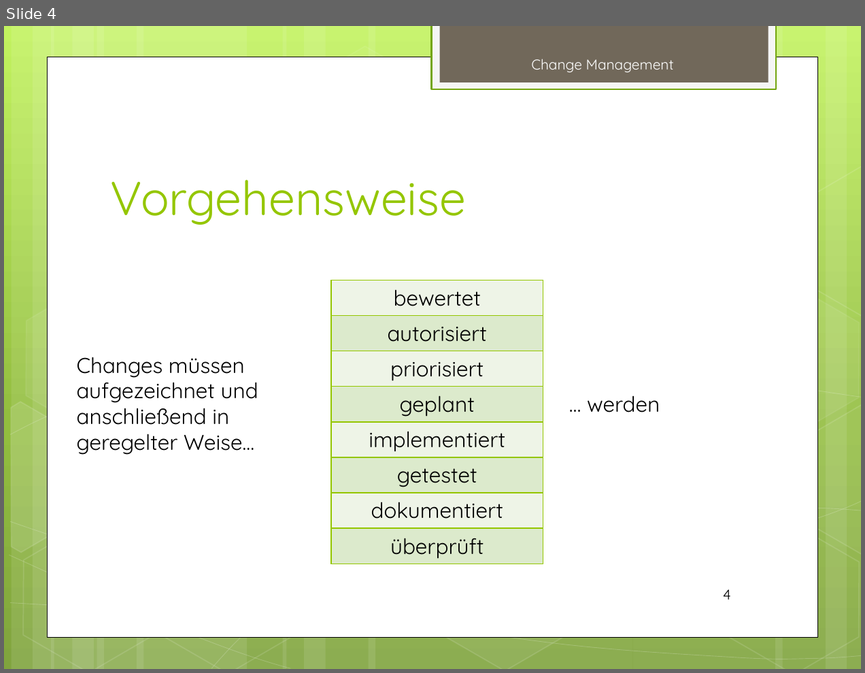
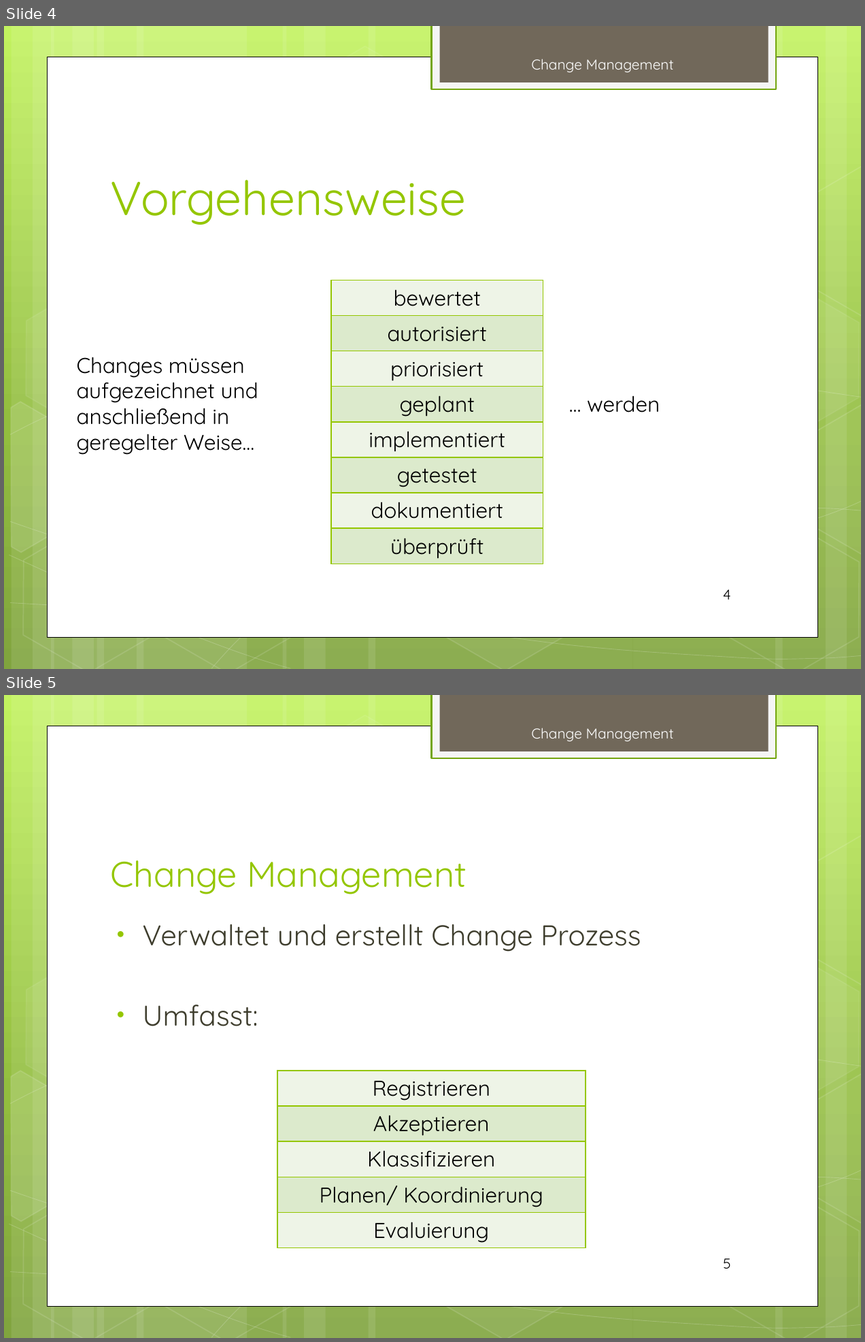
Before and after one commit to lightstalker89/MIT_SAD, a slide deck: 2nd_sem/itsm/Change Management.pptx. Shown one above the other, each under a label of ours: slide 4 before the commit, slides 4 and 5 after it. The pictures are 865x673 and 865x1342 pixels, drawn with LibreOffice and Linux fonts; fonts in the diff are those of the drawing. Boxes give left, top, right and bottom in pixels: in the first picture for what was removed or moved away, otherwise in the second. Text is boxed around its words. In the diff, an @@ line names an element or a change of style, - is before the commit and + after.

Commit message:
+) ITSM Change Management

```diff
--- a/2nd_sem/itsm/Change Management.pptx
+++ b/2nd_sem/itsm/Change Management.pptx
@@ slide 5 added at box(4, 695, 861, 1338), background gradient #C3F35F to #93BF3F to #81A53E; not listed: 31 template elements that a slide beside it also shows @@
@@ text added at box(531, 728, 674, 741), 12 pt, text #FEFEFE @@
+Change Management
@@ title added at box(110, 860, 466, 894), 30 pt, text #94C600 @@
+Change Management
@@ text added at box(143, 924, 640, 1026), 24 pt, text #3E3D2D @@
+• Verwaltet und erstellt Change Prozess
+• Umfasst:
@@ table added at box(277, 1070, 586, 1245), 5 rows, 1 columns @@
+Registrieren
+Akzeptieren
+Klassifizieren
+Planen/ Koordinierung
+Evaluierung
@@ page number added at box(723, 1258, 731, 1268), 12 pt, text #000000 @@
+5
```
Also in this commit, not shown: 7 other slides added.
